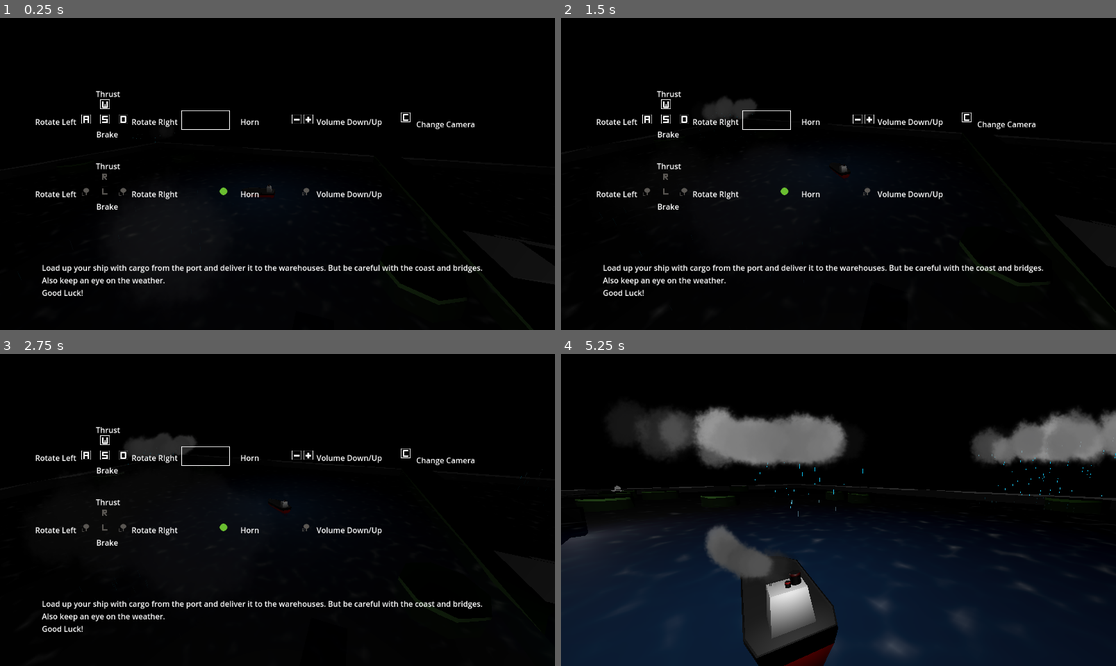
Above: before the commit, frames 1-4 (two rows, left to right).
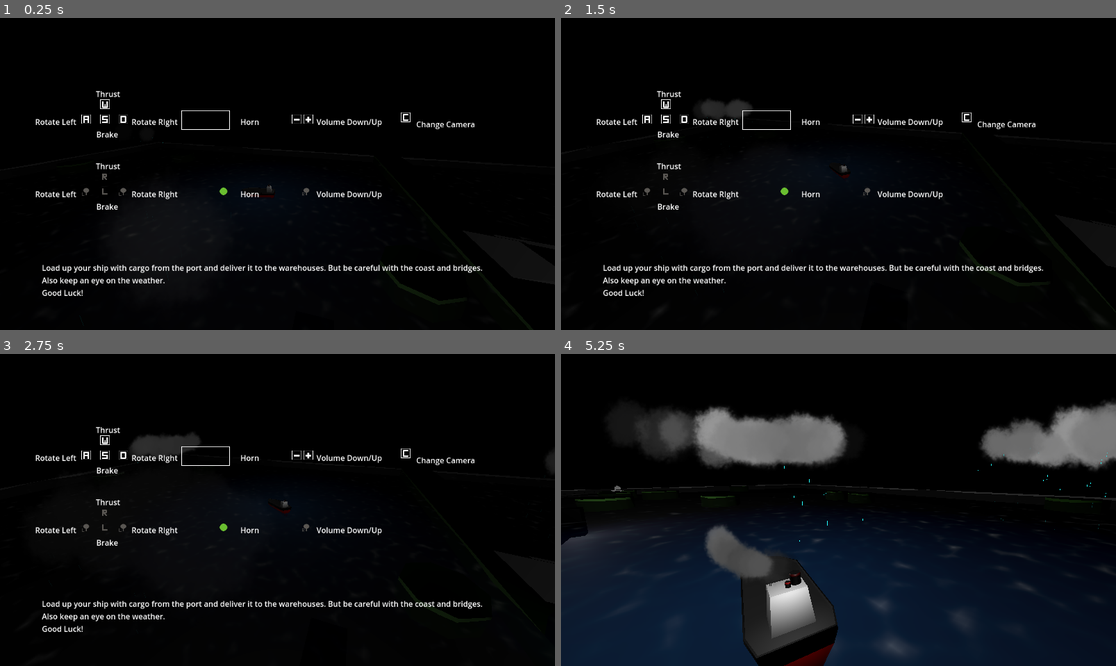
Above: after the commit, the same moments.

Repository: savenger/shipped
Game: Godot game, scene res://level/game.tscn
The game is run twice, just before and just after one commit, with the same random seed, the same clock (stepped at 60 frames per second) and the same inputs.
Inputs (mouse positions are in pixels of both pictures, inside the frame that each line leads up to):
- Up to frame 1 (0.25 s): no input
- Up to frame 2 (1.5 s): tap Enter at 0.5 s; move the mouse to (960, 158) at 0.52 s; hold D (Turn Right) 0.53-1.28 s; click (960, 158) at 0.6 s; move the mouse to (727, 189) at 1.27 s; hold A (Turn Left) from 1.28 s (still down); tap Mouse wheel down (volume_down) at 1.35 s
- Up to frame 3 (2.75 s): tap Space at 2 s; move the mouse to (333, 441) at 2.02 s; release A (Turn Left) at 2.03 s; hold D (Turn Right) from 2.03 s (still down); tap Mouse wheel up (volume_up) at 2.1 s
- Up to frame 4 (5.25 s): tap Enter at 2.75 s; move the mouse to (810, 572) at 2.77 s; release D (Turn Right) at 2.78 s; hold S (CounterThrust) 2.78-3.53 s; tap C at 2.85 s; move the mouse to (1005, 556) at 3.52 s; hold A (Turn Left) from 3.53 s (still down); click (1005, 556) at 3.6 s; move the mouse to (672, 463) at 4.27 s; tap Mouse wheel down (volume_down) at 4.35 s; move the mouse to (866, 510) at 5.02 s; tap Mouse wheel up (volume_up) at 5.1 s

The runs differ from the first frame. In frame 1, less than 0.1% of the frame differs, in the area x 23-32%, y 36-41%; in frame 2, 0.1%; in frame 3, 0.2%; in frame 4, 1.9%, in the area x 34-100%, y 14-61%.
Error in both runs: Invalid assignment of property or key 'volume_db' with value of type 'int' on a base object of type 'null instance'. (res://level/game.gd:40)

Commit message:
Rain CPU particles

Diff:
--- /dev/null
+++ b/ThunderStorm/RainMesh.tres
@@ -0,0 +1,12 @@
+[gd_resource type="QuadMesh" load_steps=2 format=3 uid="uid://dqdos3ghwiyg1"]
+
+[sub_resource type="StandardMaterial3D" id="StandardMaterial3D_ku8oq"]
+transparency = 1
+shading_mode = 0
+vertex_color_use_as_albedo = true
+billboard_mode = 2
+billboard_keep_scale = true
+
+[resource]
+material = SubResource("StandardMaterial3D_ku8oq")
+size = Vector2(0.05, 1)
--- a/ThunderStorm/thunder_storm.tscn
+++ b/ThunderStorm/thunder_storm.tscn
@@ -1,66 +1,17 @@
-[gd_scene load_steps=16 format=3 uid="uid://lkfy15244dxg"]
+[gd_scene load_steps=8 format=3 uid="uid://lkfy15244dxg"]
 
 [ext_resource type="Script" path="res://ThunderStorm/ThunderStorm.gd" id="1_0uv10"]
 [ext_resource type="Texture2D" uid="uid://blsj8j1cge4od" path="res://ThunderStorm/LightningTexture.png" id="2_1p26f"]
 [ext_resource type="QuadMesh" uid="uid://cesv6k7syl4ai" path="res://Materials/Smoke.tres" id="2_p4ilb"]
+[ext_resource type="QuadMesh" uid="uid://dqdos3ghwiyg1" path="res://ThunderStorm/RainMesh.tres" id="3_r86rw"]
 
 [sub_resource type="Gradient" id="Gradient_i36v3"]
 offsets = PackedFloat32Array(0, 0.213287, 0.702797, 1)
 colors = PackedColorArray(0.580392, 0.580392, 0.580392, 0, 0.408329, 0.40833, 0.408329, 1, 0.589095, 0.589096, 0.589095, 1, 0.544974, 0.544974, 0.544974, 0)
 
-[sub_resource type="Gradient" id="Gradient_f7bs4"]
-offsets = PackedFloat32Array(0, 0.222628, 0.463504, 0.715328, 1)
-colors = PackedColorArray(0.393086, 0.393086, 0.393085, 0, 0.590651, 0.640392, 0.768928, 1, 0.682465, 0.723971, 0.829918, 1, 0.551133, 0.603309, 0.738944, 1, 0.233038, 0.270984, 0.373887, 0)
-
-[sub_resource type="GradientTexture1D" id="GradientTexture1D_nysud"]
-gradient = SubResource("Gradient_f7bs4")
-
-[sub_resource type="Curve" id="Curve_2qu0o"]
-_data = [Vector2(0, 1), 0.0, 0.0, 0, 0, Vector2(1, 1), 0.0, 0.0, 0, 0]
-point_count = 2
-
-[sub_resource type="CurveTexture" id="CurveTexture_n1h6s"]
-curve = SubResource("Curve_2qu0o")
-
-[sub_resource type="ParticleProcessMaterial" id="ParticleProcessMaterial_pvpmx"]
-resource_local_to_scene = true
-emission_shape = 3
-emission_box_extents = Vector3(10, 1, 10)
-gravity = Vector3(0, 0, 0)
-angular_velocity_min = -50.0
-angular_velocity_max = 50.0
-scale_min = 8.0
-scale_max = 12.0
-scale_curve = SubResource("CurveTexture_n1h6s")
-color_ramp = SubResource("GradientTexture1D_nysud")
-
-[sub_resource type="Gradient" id="Gradient_6xcks"]
-offsets = PackedFloat32Array(0, 0.233577, 0.813869, 1)
-colors = PackedColorArray(1, 1, 1, 0, 3.85046e-06, 0.726573, 0.910158, 1, 0.204147, 0.818295, 0.975515, 1, 1, 1, 1, 0)
-
-[sub_resource type="GradientTexture1D" id="GradientTexture1D_jh0ik"]
-gradient = SubResource("Gradient_6xcks")
-
-[sub_resource type="ParticleProcessMaterial" id="ParticleProcessMaterial_1wbji"]
-emission_shape = 3
-emission_box_extents = Vector3(10, 0.1, 10)
-direction = Vector3(0, -1, 0)
-spread = 0.0
-gravity = Vector3(0, 0, 0)
-initial_velocity_min = 15.0
-initial_velocity_max = 15.0
-color_ramp = SubResource("GradientTexture1D_jh0ik")
-
-[sub_resource type="StandardMaterial3D" id="StandardMaterial3D_ku8oq"]
-transparency = 1
-shading_mode = 0
-vertex_color_use_as_albedo = true
-billboard_mode = 2
-billboard_keep_scale = true
-
-[sub_resource type="QuadMesh" id="QuadMesh_dqxru"]
-material = SubResource("StandardMaterial3D_ku8oq")
-size = Vector2(0.05, 1)
+[sub_resource type="Gradient" id="Gradient_1kry6"]
+offsets = PackedFloat32Array(0, 0.174825, 0.828671, 1)
+colors = PackedColorArray(1, 1, 1, 0, 1, 1, 1, 1, 1, 1, 1, 1, 1, 1, 1, 0)
 
 [sub_resource type="BoxShape3D" id="BoxShape3D_tp3cq"]
 size = Vector3(8, 30, 8)
@@ -69,7 +20,7 @@
 transform = Transform3D(1, 0, 0, 0, 1, 0, 0, 0, 1, 0, 15, 16.733)
 script = ExtResource("1_0uv10")
 
-[node name="CPUParticles3D" type="CPUParticles3D" parent="."]
+[node name="Clouds" type="CPUParticles3D" parent="."]
 amount = 32
 lifetime = 5.0
 mesh = ExtResource("2_p4ilb")
@@ -82,18 +33,18 @@
 scale_amount_max = 12.0
 color_ramp = SubResource("Gradient_i36v3")
 
-[node name="CloudParticles" type="GPUParticles3D" parent="."]
-visible = false
-amount = 128
-lifetime = 5.0
-process_material = SubResource("ParticleProcessMaterial_pvpmx")
-draw_pass_1 = ExtResource("2_p4ilb")
-
-[node name="RainParticles" type="GPUParticles3D" parent="."]
-amount = 64
-visibility_aabb = AABB(-11.5657, -27.514, -11.9377, 23.1315, 55.028, 23.8753)
-process_material = SubResource("ParticleProcessMaterial_1wbji")
-draw_pass_1 = SubResource("QuadMesh_dqxru")
+[node name="Rain" type="CPUParticles3D" parent="."]
+amount = 32
+mesh = ExtResource("3_r86rw")
+emission_shape = 3
+emission_box_extents = Vector3(10, 1, 10)
+direction = Vector3(0, -1, 0)
+spread = 0.0
+gravity = Vector3(0, 0, 0)
+initial_velocity_min = 25.0
+initial_velocity_max = 25.0
+color = Color(0.152941, 1, 1, 1)
+color_ramp = SubResource("Gradient_1kry6")
 
 [node name="CollisionShape3D" type="CollisionShape3D" parent="."]
 shape = SubResource("BoxShape3D_tp3cq")
@@ -101,6 +52,7 @@
 [node name="LightningSprite" type="Sprite3D" parent="."]
 transform = Transform3D(1, 0, 0, 0, 1, 0, 0, 0, 1, 0, -7.58123, 0)
 visible = false
+cast_shadow = 0
 modulate = Color(1, 0.737255, 0.294118, 1)
 billboard = 2
 texture = ExtResource("2_1p26f")
